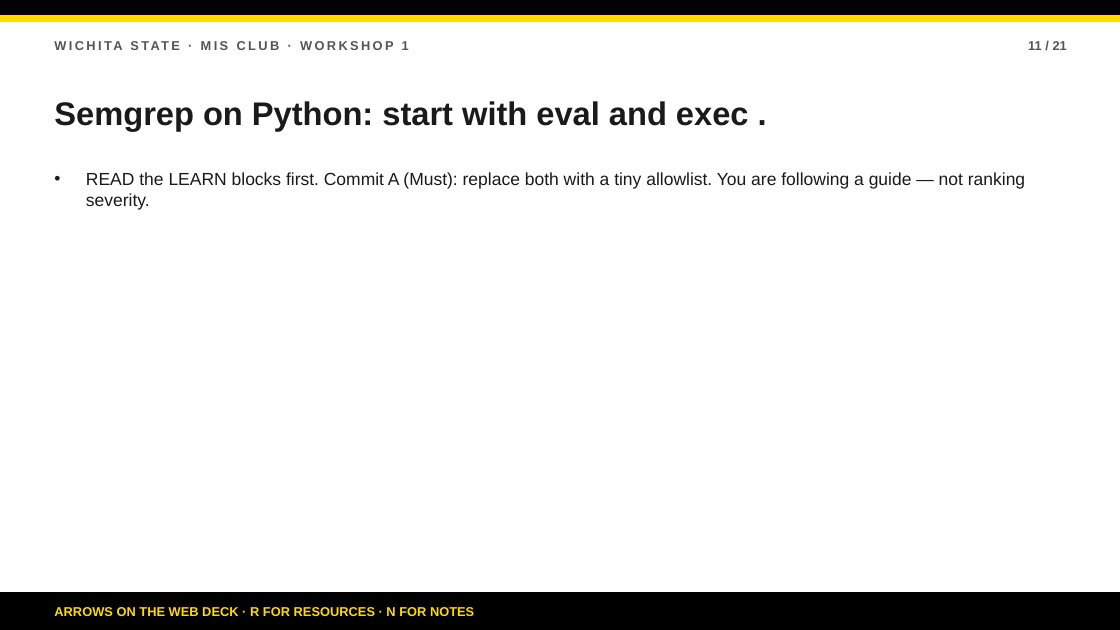
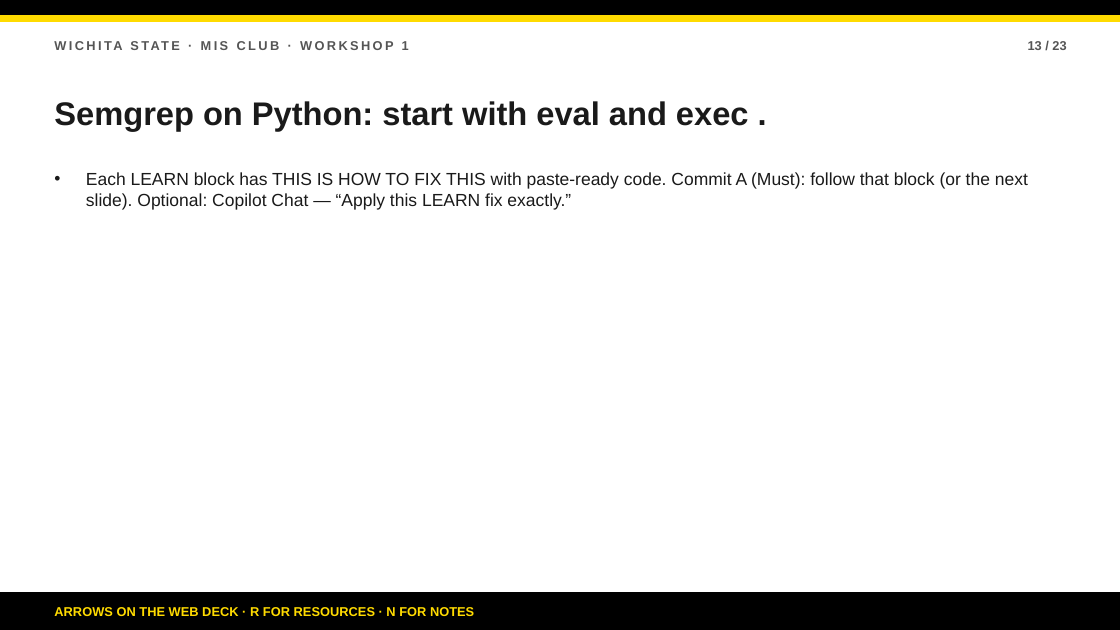
Before and after one commit to bsbcyber/workshop-site, a slide deck: slide 13 of Workshop-2-Secure-Development.pptx (slide 11 before the commit). Drawn at 1120x630 pixels with LibreOffice and Linux fonts; fonts in the diff are those of the drawing. Boxes give left, top, right and bottom in pixels: in the first picture for what was removed or moved away, otherwise in the second. Text is boxed around its words. In the diff, an @@ line names an element or a change of style, - is before the commit and + after.

```diff
--- a/Workshop-2-Secure-Development.pptx
+++ b/Workshop-2-Secure-Development.pptx
@@ text at box(1028, 41, 1066, 50): text changed @@
-11 / 21
+13 / 23
@@ text at box(86, 172, 1028, 210): text changed @@
-• READ the LEARN blocks first. Commit A (Must): replace both with a tiny allowlist. You are following a guide — not ranking severity.
+• Each LEARN block has THIS IS HOW TO FIX THIS with paste-ready code. Commit A (Must): follow that block (or the next slide). Optional: Copilot Chat — “Apply this LEARN fix exactly.”
```
Also in this commit, not shown: 20 other slides changed, 2 slides added, 5 other files.
